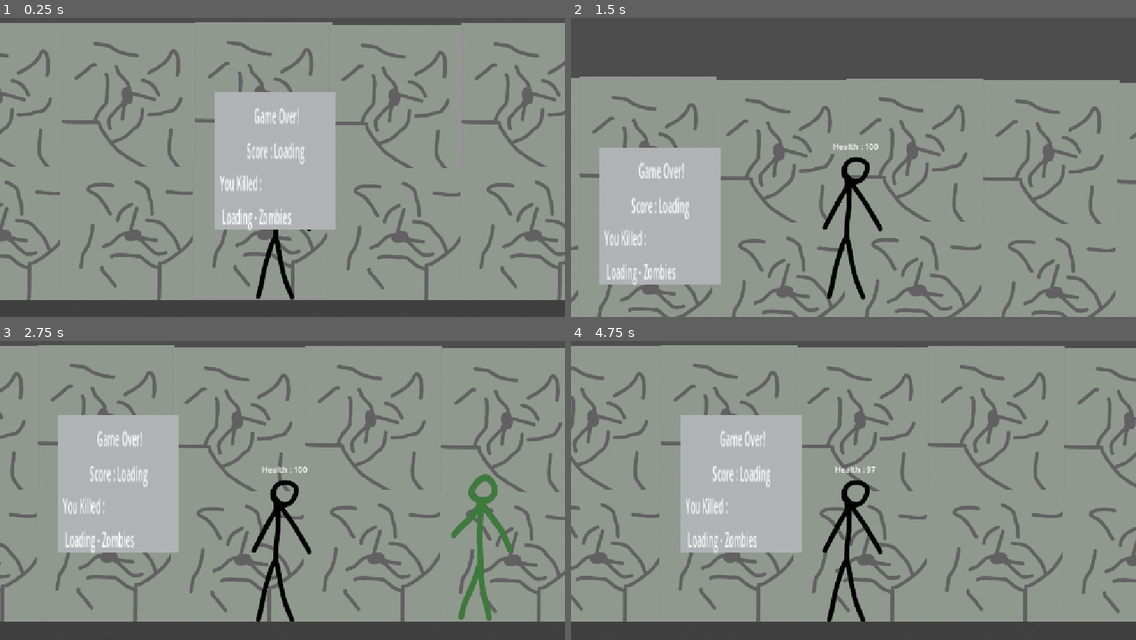
Above: before the commit, frames 1-4 (two rows, left to right).
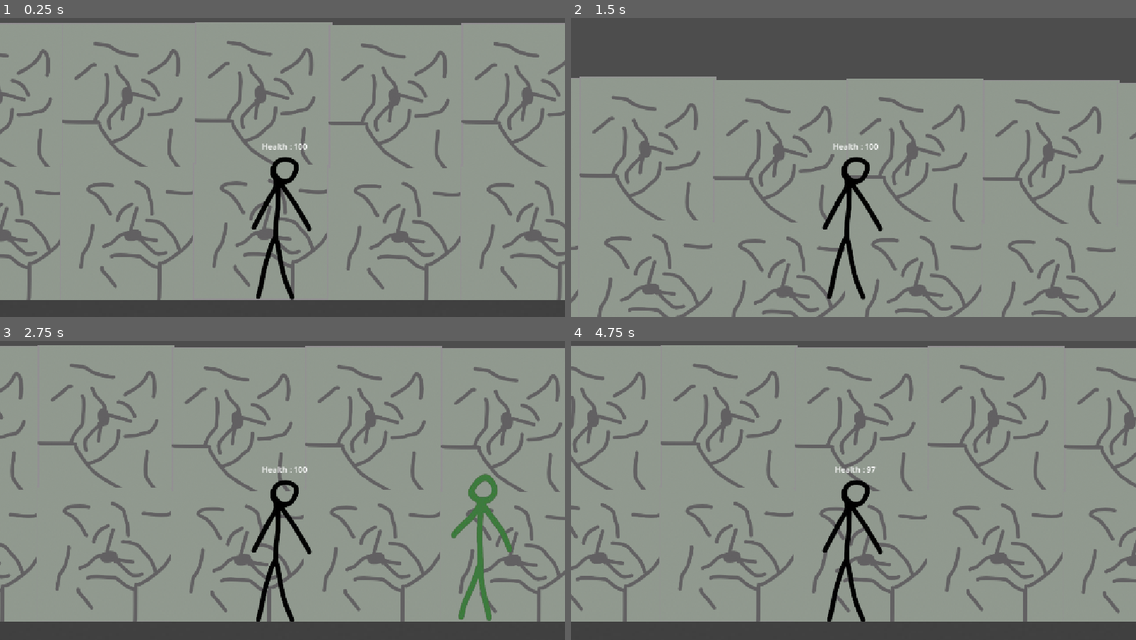
Above: after the commit, the same moments.

Repository: RulyCandle41418/Survive-The-Monster-Waves
Game: Godot game, scene res://main.tscn
The game is run twice, just before and just after one commit, with the same random seed, the same clock (stepped at 60 frames per second) and the same inputs. The engine's default icon, where the game draws it, is replaced by a stand-in: a white triangle on a blue panel in a dark square.
Inputs (mouse positions are in pixels of both pictures, inside the frame that each line leads up to):
- Up to frame 1 (0.25 s): no input
- Up to frame 2 (1.5 s): move the mouse to (977, 143) at 0.52 s; press the mouse at (977, 143) at 0.53 s; hold D (Move_Right) from 0.53 s (still down); tap Space (Move_Jump) at 0.77 s; move the mouse to (740, 173) at 1.27 s; release the mouse at (740, 173) at 1.28 s; click (740, 173) at 1.35 s
- Up to frame 3 (2.75 s): tap Space (Move_Jump) at 1.52 s; move the mouse to (339, 412) at 2.02 s; release D (Move_Right) at 2.03 s; press the mouse at (339, 412) at 2.03 s; hold A (Move_Left) from 2.03 s (still down)
- Up to frame 4 (4.75 s): move the mouse to (825, 544) at 2.77 s; release A (Move_Left) at 2.78 s; release the mouse at (825, 544) at 2.78 s; hold D (Move_Right) 2.78-4.28 s; click (825, 544) at 2.85 s; tap Space (Move_Jump) at 3.02, 3.77, 4.52 s; move the mouse to (1023, 529) at 3.52 s; press the mouse at (1023, 529) at 3.53 s; move the mouse to (684, 433) at 4.27 s; release the mouse at (684, 433) at 4.28 s; hold A (Move_Left) from 4.28 s (still down); click (684, 433) at 4.35 s

The runs differ from the first frame. In frame 1, 9.8% of the frame differs, in the area x 38-60%, y 24-72%; in frame 2, 9.8%; in frame 3, 9.8%; in frame 4, 9.9%, in the area x 19-41%, y 24-71%.

Commit message:
commit 13 32

Diff:
--- a/main.tscn
+++ b/main.tscn
@@ -142,26 +142,24 @@
 physics_layer_0/collision_layer = 1
 sources/0 = SubResource("TileSetAtlasSource_1bvp3")
 
+[sub_resource type="GDScript" id="GDScript_7mycd"]
+resource_name = "buttonwork"
+script/source = "extends Button
+
+
+@export var player: CharacterBody2D
+
+func _ready() -> void:
+	pressed.connect(_on_button_pressed)
+
+
+func _on_button_pressed() -> void:
+	player.Restart()
+"
+
 [sub_resource type="GDScript" id="GDScript_1qa5v"]
 resource_name = "PouseMenu"
 script/source = "extends Sprite2D
-
-
-# Called when the node enters the scene tree for the first time.
-func _ready() -> void:
-	pass # Replace with function body.
-
-
-# Called every frame. 'delta' is the elapsed time since the previous frame.
-func _process(delta: float) -> void:
-
-	if Input.is_action_pressed(\"Pause_Screen\"):
-
-		show()
-
-
-
-
 "
 
 [node name="Main" type="Node2D" unique_id=1295600724]
@@ -170,11 +168,61 @@
 tile_map_data = PackedByteArray("AAAAACkAAAAAAAAAAAAAACoAAAAAAAEAAAAAACsAAAAAAAIAAAAAACwAAAAAAAMAAAAAAC0AAAAAAAQAAAAAAC …(30512 unchanged characters)…
 tile_set = SubResource("TileSet_1qa5v")
 
-[node name="Player" parent="." unique_id=583601776 node_paths=PackedStringArray("monster", "player", "HP") instance=ExtResource("2_h2yge")]
+[node name="Player" parent="." unique_id=583601776 node_paths=PackedStringArray("monster", "player", "HP", "DeathScreen", "ScoreL", "ZKills", "Canva", "PlayButton") instance=ExtResource("2_h2yge")]
 position = Vector2(1034, 485)
 monster = NodePath("../Monster")
 player = NodePath(".")
 HP = NodePath("HealthLabel")
+DeathScreen = NodePath("CanvasLayer/Floor3")
+ScoreL = NodePath("CanvasLayer/Floor3/Score")
+ZKills = NodePath("CanvasLayer/Floor3/ZKilled")
+Canva = NodePath("CanvasLayer")
+PlayButton = NodePath("CanvasLayer/Floor3/Button")
+
+[node name="CanvasLayer" type="CanvasLayer" parent="Player" unique_id=207936851]
+visible = false
+
+[node name="Floor3" type="Sprite2D" parent="Player/CanvasLayer" unique_id=1236503963]
+position = Vector2(1027, 338)
+scale = Vector2(0.90853673, 2.4150944)
+texture = ExtResource("5_lquwl")
+
+[node name="GameOver" type="Label" parent="Player/CanvasLayer/Floor3" unique_id=985519977]
+offset_left = -111.44293
+offset_top = -50.101563
+offset_right = 113.093994
+offset_bottom = -27.101563
+text = "Game Over!"
+horizontal_alignment = 1
+vertical_alignment = 1
+
+[node name="Score" type="Label" parent="Player/CanvasLayer/Floor3" unique_id=1587446561]
+offset_left = -121.34897
+offset_top = -31.882813
+offset_right = 120.798676
+offset_bottom = -8.8828125
+text = "Score : "
+horizontal_alignment = 1
+vertical_alignment = 1
+
+[node name="ZKilled" type="Label" parent="Player/CanvasLayer/Floor3" unique_id=49444953]
+offset_left = -114.74494
+offset_top = -4.140625
+offset_right = 120.7987
+offset_bottom = 18.859375
+text = "Zombies Killed :"
+
+[node name="Button" type="Button" parent="Player/CanvasLayer/Floor3" unique_id=1635257363 node_paths=PackedStringArray("player")]
+offset_left = -75.12081
+offset_top = 21.531254
+offset_right = 78.97312
+offset_bottom = 52.531254
+action_mode = 0
+shortcut_feedback = false
+shortcut_in_tooltip = false
+text = "Play Again?"
+script = SubResource("GDScript_7mycd")
+player = NodePath("../../..")
 
 [node name="Camera2D" type="Camera2D" parent="Player" unique_id=1833613675]
 position = Vector2(-1, 102)
@@ -189,39 +237,6 @@
 horizontal_alignment = 1
 vertical_alignment = 1
 
-[node name="GameOverScreen3" type="Sprite2D" parent="Player" unique_id=1725916101]
-top_level = true
-visibility_layer = 513
-position = Vector2(1018, 371)
-scale = Vector2(1, 2.6415095)
-texture = ExtResource("5_lquwl")
-
-[node name="GameOverText" type="Label" parent="Player/GameOverScreen3" unique_id=1592893607]
-offset_left = -85.0
-offset_top = -46.942856
-offset_right = 91.0
-offset_bottom = -23.942856
-text = "Game Over!"
-horizontal_alignment = 1
-vertical_alignment = 1
-
-[node name="Score" type="Label" parent="Player/GameOverScreen3" unique_id=1228530822]
-offset_left = -111.0
-offset_top = -20.442856
-offset_right = 113.0
-offset_bottom = 2.5571442
-text = "Score : Loading"
-horizontal_alignment = 1
-vertical_alignment = 1
-
-[node name="ZombieKills" type="Label" parent="Player/GameOverScreen3" unique_id=143965647]
-offset_left = -113.0
-offset_top = 4.921428
-offset_right = 117.0
-offset_bottom = 53.92143
-text = "You Killed :
- Loading - Zombies"
-
 [node name="PauseScreen" type="Sprite2D" parent="." unique_id=1061976729]
 visible = false
 position = Vector2(292, 288)
--- a/player.gd
+++ b/player.gd
@@ -9,6 +9,7 @@
 var Kills = 0
 
 var CanDamage = true
+var ee = false
 
 @export var monster: CharacterBody2D
 @export var player: CharacterBody2D
@@ -17,8 +18,11 @@
 @export var DeathScreen: Sprite2D
 @export var ScoreL: Label
 @export var ZKills: Label
+@export var Canva: CanvasLayer
+@export var PlayButton: Button
 
 var GameEnd = false
+var PlayAgain = false
 
 var knockback_force = 800.0
 var knockback_velocity = Vector2.ZERO
@@ -72,6 +76,7 @@
 		var Reset = true
 		CanDamage = false
 		Score += 75
+		Kills += 1
 		print(Score)
 		CanDamage = true
 
@@ -95,13 +100,39 @@
 		GameEnd = true
 
 	if GameEnd:
+
 		player.hide()
 		player.set_collision_layer_value(1, false)
 		player.set_collision_mask_value(1, false)
 
-		DeathScreen.show()
+		Canva.show()
 		ScoreL.text = "Score : " + str(Score)
-		ZKills.text = "You Killed: \n " + str(Kills) + "- Zombies"
+		ZKills.text = "Zombies Killed : " + str(Kills)
+
+
+
+
+func Restart() -> void:
+
+		player.show()
+		player.set_collision_layer_value(1, true)
+		player.set_collision_mask_value(1, true)
+		GameEnd = false
+
+		global_position = Vector2(1025, 500)
+		global_position = player.global_position
+
+
+		Health = 100
+		Kills = 0
+		Score = 0
+
+		HP.text = "Health : " + str(Health)
+
+
+
+
+
 
 func take_damage(monster_position: Vector2):
 	# health -= 1
--- a/player.tscn
+++ b/player.tscn
@@ -2,7 +2,6 @@
 
 [ext_resource type="Script" uid="uid://bjvu3fkeqyn37" path="res://player.gd" id="1_onrkg"]
 [ext_resource type="Texture2D" uid="uid://dxycjxo6esvwf" path="res://Player.png" id="2_onrkg"]
-[ext_resource type="Texture2D" uid="uid://dtftfd7s771se" path="res://Floor2.png" id="3_i3pqv"]
 
 [node name="Player" type="CharacterBody2D" unique_id=583601776]
 script = ExtResource("1_onrkg")
@@ -13,36 +12,3 @@
 [node name="Player" type="Sprite2D" parent="." unique_id=693363531]
 position = Vector2(-5, -1)
 texture = ExtResource("2_onrkg")
-
-[node name="GameOverScreen2" type="Sprite2D" parent="." unique_id=985290650]
-top_level = true
-visibility_layer = 513
-position = Vector2(5, -7)
-scale = Vector2(1, 2.6415095)
-texture = ExtResource("3_i3pqv")
-
-[node name="GameOverText" type="Label" parent="GameOverScreen2" unique_id=1323676907]
-offset_left = -85.0
-offset_top = -46.942856
-offset_right = 91.0
-offset_bottom = -23.942856
-text = "Game Over!"
-horizontal_alignment = 1
-vertical_alignment = 1
-
-[node name="Score" type="Label" parent="GameOverScreen2" unique_id=2038345243]
-offset_left = -111.0
-offset_top = -20.442856
-offset_right = 113.0
-offset_bottom = 2.5571442
-text = "Score : Loading"
-horizontal_alignment = 1
-vertical_alignment = 1
-
-[node name="ZombieKills" type="Label" parent="GameOverScreen2" unique_id=289534849]
-offset_left = -113.0
-offset_top = 4.921428
-offset_right = 117.0
-offset_bottom = 53.92143
-text = "You Killed :
- Loading - Zombies"
Binary file added: Screenshot_2026-11-15_114054-removebg-preview.png
Not shown, added: Screenshot_2026-11-15_114054-removebg-preview.png.import
Binary file added: ezgif-frame-014-removebg-preview.png
Not shown, added: ezgif-frame-014-removebg-preview.png.import
